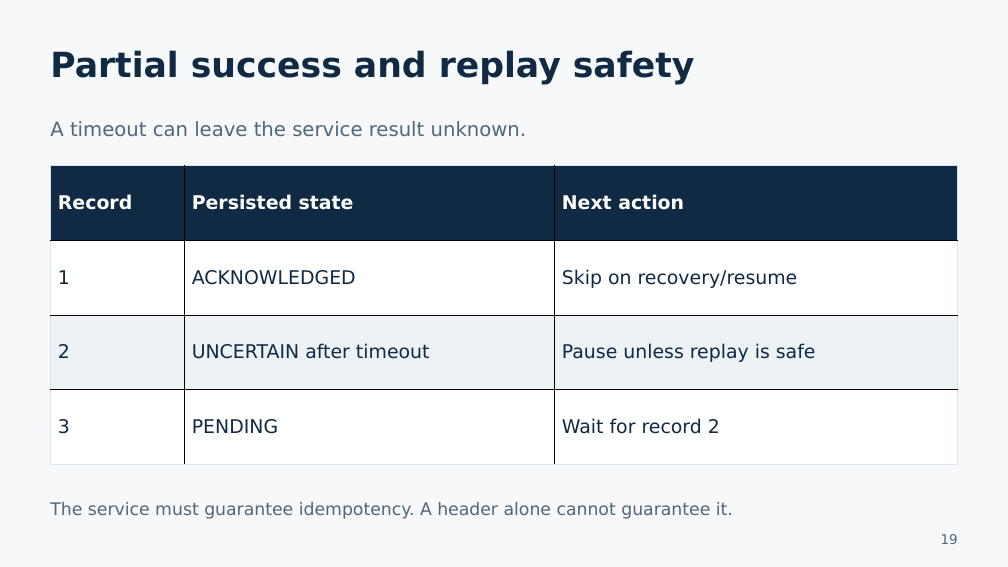
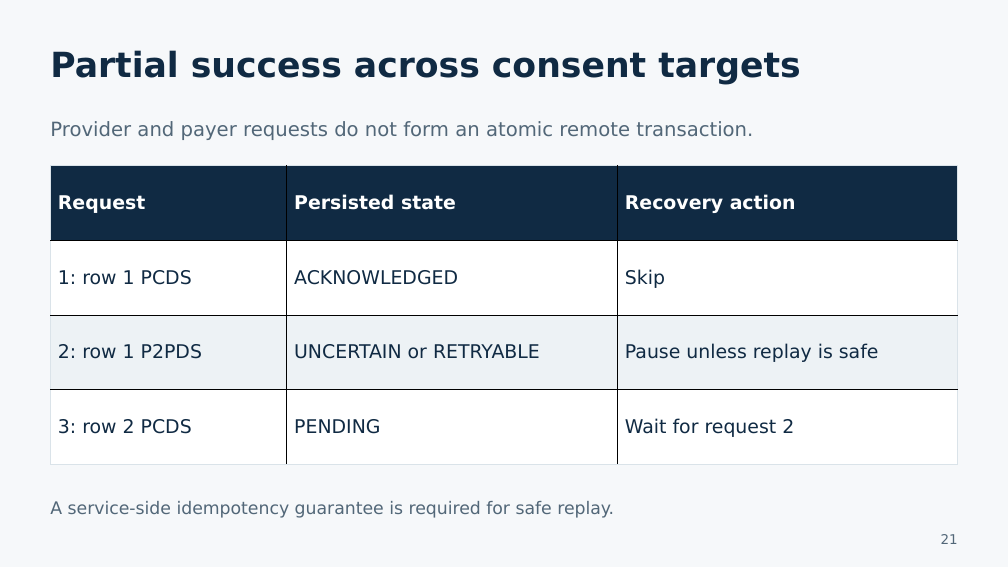
Before and after one commit to jenbrick/fileadapter, a slide deck: slide 21 of docs/presentations/File_Adapter_POC_Developer_Walkthrough.pptx (slide 19 before the commit). Drawn at 1008x567 pixels with LibreOffice and Linux fonts; fonts in the diff are those of the drawing. Boxes give left, top, right and bottom in pixels: in the first picture for what was removed or moved away, otherwise in the second. Text is boxed around its words. In the diff, an @@ line names an element or a change of style, - is before the commit and + after.

Commit message:
Add CMS consent enrichment and target-specific upserts
Support zero, one or two independently tracked consent requests per member row. Resolve owner, manager and existing consent GUIDs through an integration port, freeze member plans for recovery, and label previews with request origins.

Include nine synthetic input layouts, expected provider and payer bodies, a local HTTP mock, updated architecture and field documentation, and the 31-slide developer walkthrough.

Validation: 99 tests pass; packaged previews verified for all nine layouts; packaged HTTP enrichment and partial-success resume verified against the local mock.

```diff
--- a/docs/presentations/File_Adapter_POC_Developer_Walkthrough.pptx
+++ b/docs/presentations/File_Adapter_POC_Developer_Walkthrough.pptx
@@ text at (50, 50, 800, 84): text changed @@
-Partial success and replay safety
+Partial success across consent targets
@@ text at (50, 121, 753, 140): text changed @@
-A timeout can leave the service result unknown.
+Provider and payer requests do not form an atomic remote transaction.
@@ table at (51, 166, 958, 465) @@
-row 1, column 1: Record
+row 1, column 1: Request
-row 1, column 3: Next action
+row 1, column 3: Recovery action
-row 2, column 1: 1
+row 2, column 1: 1: row 1 PCDS
-row 2, column 3: Skip on recovery/resume
+row 2, column 3: Skip
-row 3, column 1: 2
+row 3, column 1: 2: row 1 P2PDS
-row 3, column 2: UNCERTAIN after timeout
+row 3, column 2: UNCERTAIN or RETRYABLE
-row 4, column 1: 3
+row 4, column 1: 3: row 2 PCDS
-row 4, column 3: Wait for record 2
+row 4, column 3: Wait for request 2
@@ text at (50, 501, 614, 518): text changed @@
-The service must guarantee idempotency. A header alone cannot guarantee it.
+A service-side idempotency guarantee is required for safe replay.
@@ text at (941, 534, 958, 544): text changed @@
-19
+21
```
Also in this commit, not shown: 11 other slides changed, 19 slides added, 14 slides removed, 40 other files.
